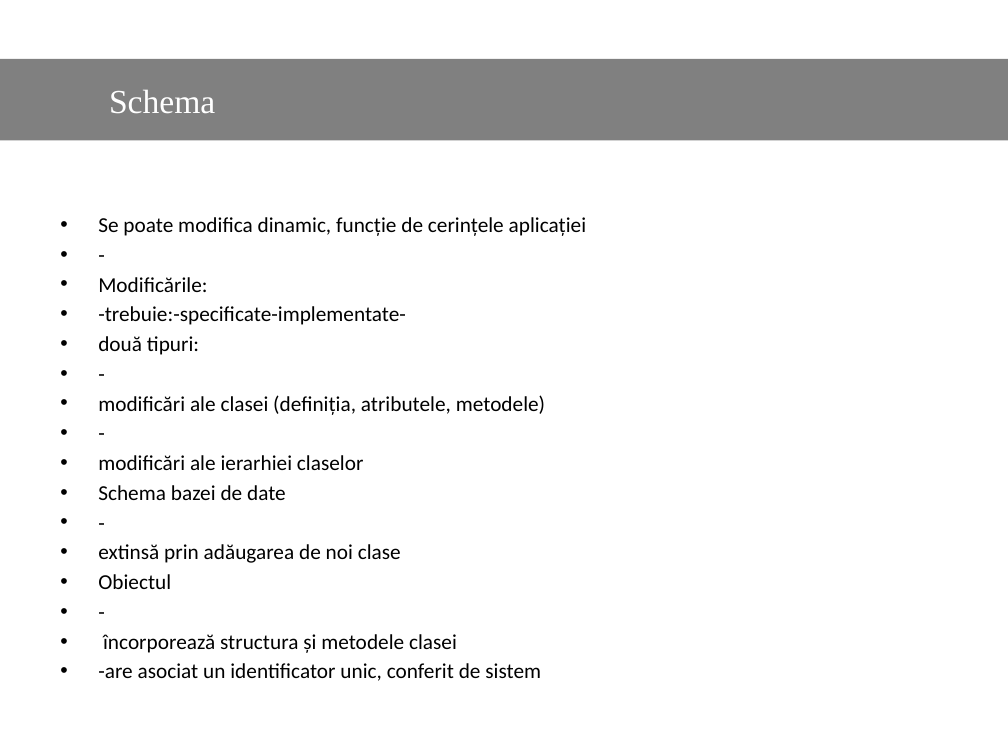
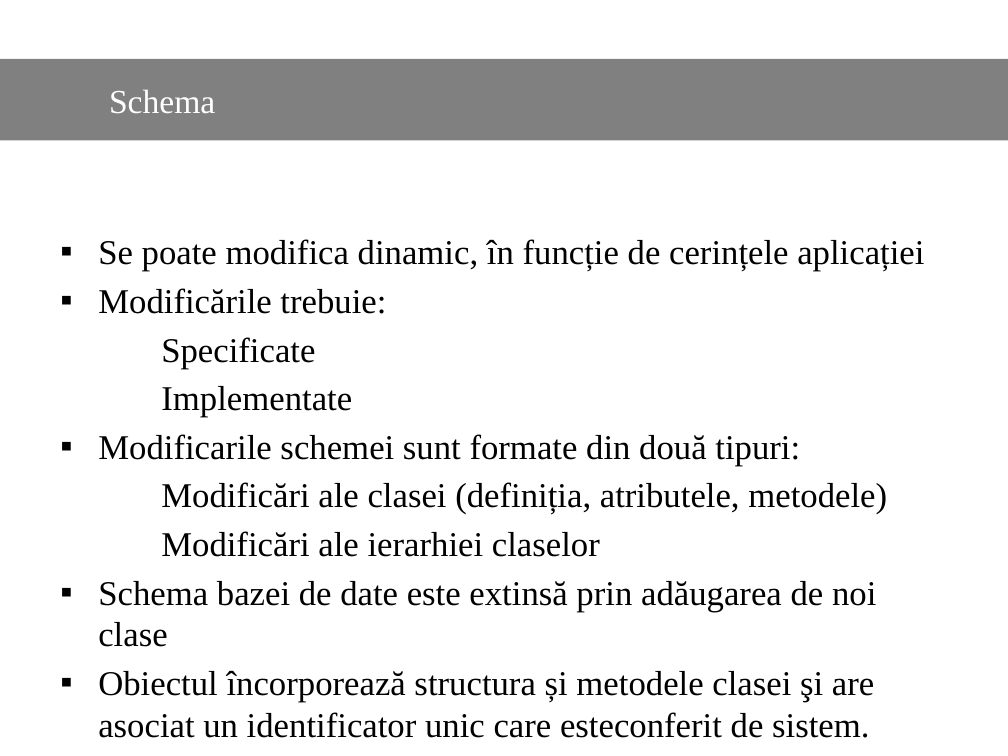
Before and after one commit to Dani25/BDOO, a slide deck: slide 24 of bdoo.pptx. Drawn at 1008x756 pixels with LibreOffice and Linux fonts; fonts in the diff are those of the drawing. Boxes give left, top, right and bottom in pixels: in the first picture for what was removed or moved away, otherwise in the second. Text is boxed around its words. In the diff, an @@ line names an element or a change of style, - is before the commit and + after.

```diff
--- a/bdoo.pptx
+++ b/bdoo.pptx
@@ text at bbox=[98, 239, 924, 738]: text changed; size 15.2 to 24.8 pt; font Calibri to Times New Roman @@
-• Se poate modifica dinamic, funcție de cerințele aplicației
-• -
-• Modificările:
-• -trebuie:-specificate-implementate-
-• două tipuri:
-• -
-• modificări ale clasei (definiția, atributele, metodele)
-• -
-• modificări ale ierarhiei claselor
-• Schema bazei de date
-• -
-• extinsă prin adăugarea de noi clase
-• Obiectul
-• -
-• încorporează structura și metodele clasei
-• -are asociat un identificator unic, conferit de sistem
+▪ Se poate modifica dinamic, în funcție de cerințele aplicației
+▪ Modificările trebuie:
+Specificate
+Implementate
+▪ Modificarile schemei sunt formate din două tipuri:
+Modificări ale clasei (definiția, atributele, metodele)
+Modificări ale ierarhiei claselor
+▪ Schema bazei de date este extinsă prin adăugarea de noi clase
+▪ Obiectul încorporează structura și metodele clasei şi are asociat un identificator unic care esteconferit de sistem.
```
Also in this commit, not shown: 23 other slides changed, 2 slides added.
